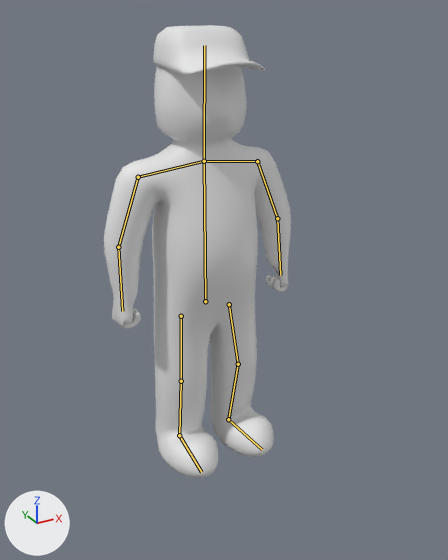
Two versions of the Blender file artifacts/Blends/Marlo.blend, one commit apart.
Before and after are seen from a 50 mm lens placed at (-1.54, -3.02, 2.63), pointed at (0.07, -0.09, 1.17). The axes (+X, +Y, +Z) are drawn at lower left. The lights are the same throughout. The bones that bend it are drawn over the model as lines.

Names of what the first picture shows: 'MarloModel'.
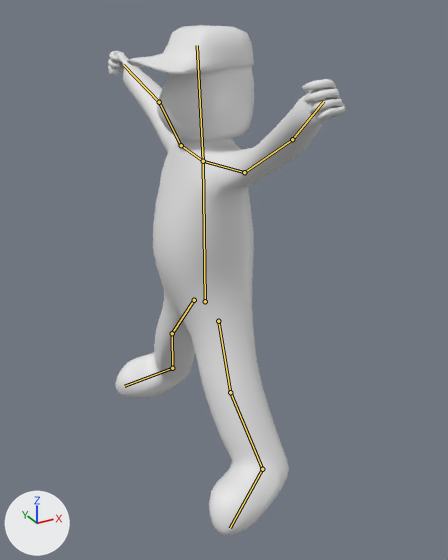
The newer file adds an action. The first version stands in its rest pose; the second is drawn at frame 5 of the action 'Death'.

Changed parts and their boxes [x1, y1, x2, y2] in the pictures (448 x 560 px):
'MarloModel', posed (27% wider, 13% taller)
    before: [104, 25, 291, 478]
    after: [108, 25, 345, 535]
bone 'Core', root to tip
    before: (205, 301) to (204, 161)
    after: (205, 301) to (203, 161)
bone 'Shoulder.L', root to tip
    before: (204, 161) to (138, 177)
    after: (203, 161) to (181, 145)
bone 'Biceps.L', root to tip
    before: (138, 177) to (118, 247)
    after: (181, 145) to (159, 102)
bone 'Shoulder.R', root to tip
    before: (204, 161) to (257, 161)
    after: (203, 161) to (244, 172)
bone 'Biceps.R', root to tip
    before: (257, 161) to (277, 218)
    after: (244, 172) to (292, 139)
bone 'Thigh.L', root to tip
    before: (181, 316) to (181, 381)
    after: (194, 300) to (172, 333)
bone 'Foot.L', root to tip
    before: (179, 435) to (201, 472)
    after: (172, 368) to (124, 386)
bone 'Thigh.R', root to tip
    before: (229, 304) to (238, 364)
    after: (218, 321) to (230, 392)
bone 'Foot.R', root to tip
    before: (228, 419) to (262, 449)
    after: (262, 469) to (230, 528)

The change in detail:
Bone 'Core' (bone_core) moves from (0.0, 0.0, 0.0) to (-0.003, 0.0, -0.003).
Bone 'Core' (bone_core) turns from (0, 0, 0) to (0, -90, 0) degrees about its own x, y and z.
Bone 'Shoulder.L' (bone_shoulder_l) turns from (0, 0, 0) to (10, 1, 0) degrees about its own x, y and z.
Bone 'Biceps.L' (bone_biceps_l) turns from (0, 0, 0) to (52, 29, 125) degrees about its own x, y and z.
Bone 'Shoulder.R' (bone_shoulder_r) turns from (0, 0, 0) to (10, -1, -3) degrees about its own x, y and z.
Bone 'Biceps.R' (bone_biceps_r) turns from (0, 0, 0) to (-115, -99, 22) degrees about its own x, y and z.
Bone 'Thigh.L' (bone_thigh_l) moves from (0.0, 0.0, 0.0) to (0.162, -0.036, 0.16).
Bone 'Thigh.L' (bone_thigh_l) turns from (0, 0, 0) to (83, 47, 86) degrees about its own x, y and z.
Bone 'Foot.L' (bone_foot_l) turns from (0, 0, 0) to (-29, -7, -1) degrees about its own x, y and z.
Bone 'Thigh.R' (bone_thigh_r) moves from (0.0, 0.0, 0.0) to (-0.126, 0.006, -0.193).
Bone 'Thigh.R' (bone_thigh_r) turns from (0, 0, 0) to (-93, 60, -86) degrees about its own x, y and z.
Bone 'Foot.R' (bone_foot_r) turns from (0, 0, 0) to (-34, -6, 12) degrees about its own x, y and z.
